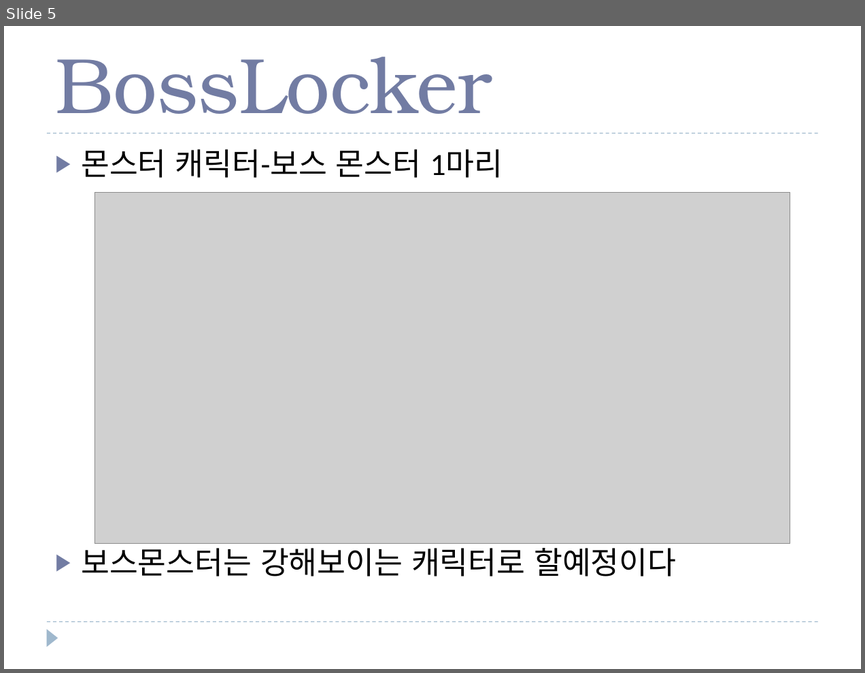
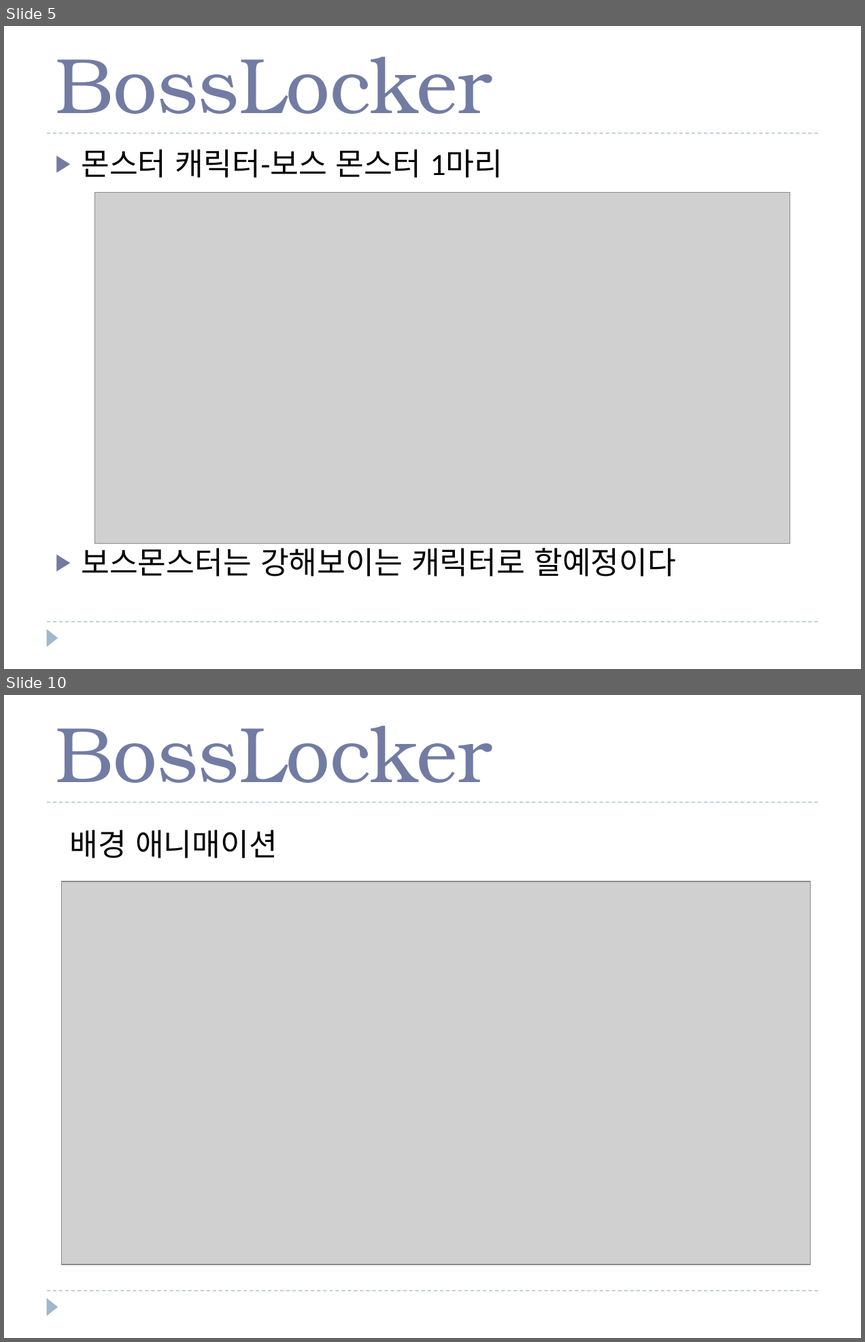
Before and after one commit to goddun/Graphic, a slide deck: BossLocker.pptx. Shown one above the other, each under a label of ours: slide 5 before the commit, slides 5 and 10 after it; the slides between them are not shown. The pictures are 865x673 and 865x1342 pixels, drawn with LibreOffice and Linux fonts; fonts in the diff are those of the drawing; grey boxes stand for pictures. Boxes give left, top, right and bottom in pixels: in the first picture for what was removed or moved away, otherwise in the second. Text is boxed around its words. In the diff, an @@ line names an element or a change of style, - is before the commit and + after.

Commit message:
배경 캐릭터 피피티 설명

```diff
--- a/BossLocker.pptx
+++ b/BossLocker.pptx
@@ slide 10 added at [4, 695, 861, 1338], background #FFFFFF; not listed: 3 template elements that a slide beside it also shows @@
@@ title added at [55, 726, 492, 783], 66 pt, text #727CA3 @@
+BossLocker
@@ text added at [70, 830, 277, 858], 26 pt, text #000000 @@
+배경 애니매이션
@@ picture added at [61, 882, 810, 1265] @@
```
Also in this commit, not shown: 1 slide changed, 4 other slides added.
